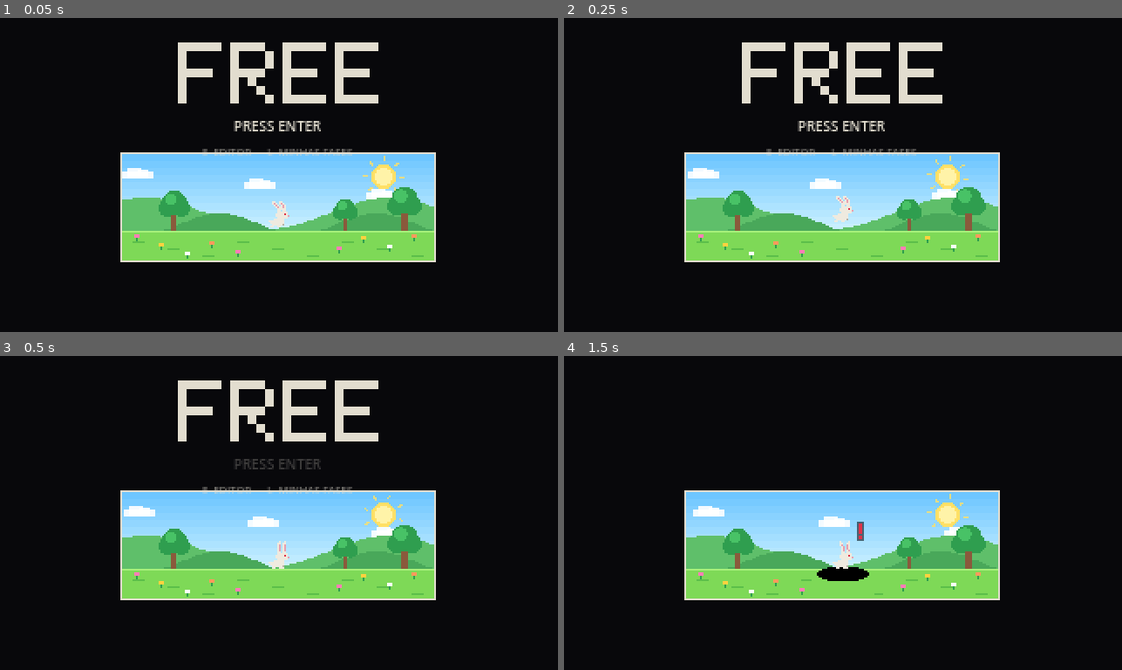
Above: before the commit, frames 1-4 (two rows, left to right).
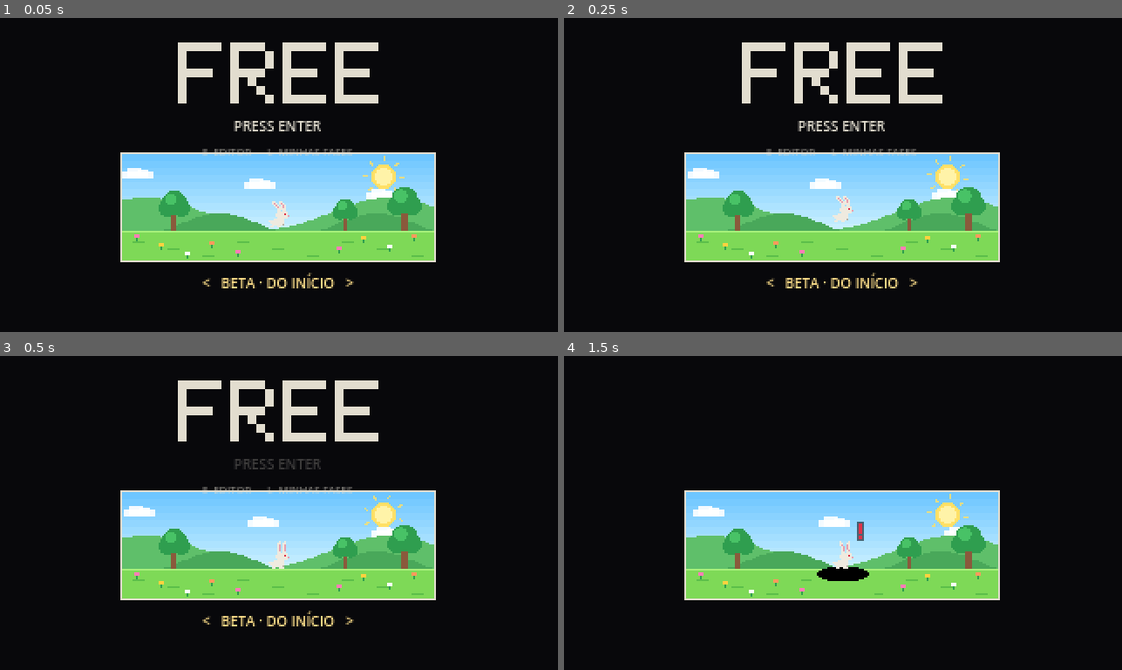
Above: after the commit, the same moments.

Repository: victobonetti/FREE
Game: Godot game, scene res://scenes/main.tscn
Two runs of this game, one before a commit and one after it. Both use one fixed random seed, a clock stepped at 60 frames per second and the inputs below.
Inputs (mouse positions are in pixels of both pictures, inside the frame that each line leads up to):
- Up to frame 1 (0.05 s): no input
- Up to frame 2 (0.25 s): no input
- Up to frame 3 (0.5 s): no input
- Up to frame 4 (1.5 s): tap Enter (start) at 0.5, 0.6 s; move the mouse to (965, 497) at 0.52 s; hold D (move_right) 0.53-1.25 s; hold Space (jump) 0.53-1.25 s; click (965, 497) at 0.67 s; drag from (731, 528) to (815, 575) at 1.27 s

The runs differ from the first frame. In frame 1, 0.4% of the frame differs, in the area x 36-64%, y 81-87%; in frame 2, 0.4%; in frame 3, 0.4%; in frame 4, nothing differs.

Commit message:
Build de teste: seletor de fase na tela inicial (BETA em scripts/build_info.gd) (D89)
Co-Authored-By: Claude Opus 5.5 <noreply@anthropic.com>
Claude-Session: https://claude.ai/code/session_01UUHK2L34Y5k1sZ9bGVAo6W

Diff:
--- /dev/null
+++ b/scripts/build_info.gd
@@ -0,0 +1,7 @@
+extends RefCounted
+## Informações da build.
+##
+## BETA: build de teste (para os beta testers). A tela inicial ganha um seletor de fase: as setas
+## (ou tocar nas setas, no celular) escolhem a fase e Enter (ou tocar fora das setas) começa nela.
+## NA BUILD FINAL, troque para false: o seletor some e o jogo começa sempre pela abertura.
+const BETA := true
--- a/scripts/intro.gd
+++ b/scripts/intro.gd
@@ -16,6 +16,13 @@
 signal finished           # fim: carregar a sala de início
 signal sfx(name: String)
 signal impact(strength: float)
+signal level_picked(index: int)   # build de teste: começar direto nesta fase (0 = a primeira)
+
+const BuildInfo := preload("res://scripts/build_info.gd")
+const Levels := preload("res://scripts/levels.gd")
+## A fase escolhida no seletor (build de teste): 0 = do início (abertura), n = fase n. Fica
+## guardada enquanto o jogo está aberto.
+static var beta_sel := 0
 
 const RoomScript := preload("res://scripts/room.gd")
 
@@ -61,6 +68,9 @@
 var art             # uma Room fora da árvore, só para gerar os quadros do coelho
 var press_label: Label
 var menu_label: Label
+var sel_label: Label          # o seletor de fase (só na build de teste)
+var _eat_start := 0           # quadros ignorando o "start" (o toque foi numa seta do seletor)
+const SEL_Y := 146.0
 var particles: Array = []
 var jolt := 0.0
 var jolt_phase := 0.0
@@ -89,6 +99,16 @@
 	menu_label.add_theme_color_override("font_color", C_WHITE)
 	menu_label.modulate.a = 0.55
 	add_child(menu_label)
+	if BuildInfo.BETA:
+		sel_label = Label.new()
+		sel_label.position = Vector2(0, SEL_Y)
+		sel_label.size = Vector2(320, 12)
+		sel_label.horizontal_alignment = HORIZONTAL_ALIGNMENT_CENTER
+		sel_label.add_theme_font_size_override("font_size", 8)
+		sel_label.add_theme_color_override("font_color", Color("ffe08a"))
+		add_child(sel_label)
+		beta_sel = clampi(beta_sel, 0, Levels.count())
+		_update_sel()
 	var rng := RandomNumberGenerator.new()
 	rng.seed = 5
 	for i in 16:
@@ -115,6 +135,42 @@
 	queue_redraw()
 
 
+## Seletor de fase (build de teste): `d` = -1 ou +1.
+func change_sel(d: int) -> void:
+	if sel_label == null or phase != TITLE:
+		return
+	beta_sel = posmod(beta_sel + d, Levels.count() + 1)
+	_update_sel()
+	sfx.emit("plate_on")
+
+
+func _update_sel() -> void:
+	if sel_label == null:
+		return
+	if beta_sel == 0:
+		sel_label.text = "<   BETA · DO INÍCIO   >"
+	else:
+		sel_label.text = "<   BETA · FASE %d · %s   >" % [beta_sel, str(Levels.def_at(beta_sel - 1).get("name", "")).to_upper()]
+
+
+## No celular (ou com o mouse): tocar nas setas do seletor troca a fase, sem começar o jogo.
+func _input(event: InputEvent) -> void:
+	if sel_label == null or phase != TITLE:
+		return
+	var pressed: bool = (event is InputEventScreenTouch and event.pressed) or (event is InputEventMouseButton and event.pressed and event.button_index == MOUSE_BUTTON_LEFT)
+	if not pressed:
+		return
+	var p: Vector2 = make_input_local(event).position
+	if absf(p.y - (SEL_Y + 6.0)) > 14.0:
+		return
+	if p.x < 110.0:
+		change_sel(-1)
+		_eat_start = 8
+	elif p.x > 210.0:
+		change_sel(1)
+		_eat_start = 8
+
+
 ## Um quadro da cutscene. `pressed`: Enter/Start apertado neste quadro.
 func step(pressed: bool) -> void:
 	frame += 1
@@ -122,7 +178,13 @@
 	_update_fx()
 	if phase == TITLE:
 		press_label.modulate.a = 1.0 if (frame / 30) % 2 == 0 else 0.25
+		if _eat_start > 0:
+			_eat_start -= 1
+			pressed = false
 		if pressed and frame > 20:
+			if sel_label != null and beta_sel > 0:
+				level_picked.emit(beta_sel - 1)
+				return
 			_go(SURPRISE)
 			started.emit()
 		return
@@ -153,6 +215,8 @@
 
 
 func _go(p: int) -> void:
+	if sel_label != null and p != TITLE:
+		sel_label.visible = false
 	phase = p
 	t = 0
 	if p == DROP:
--- a/scripts/main.gd
+++ b/scripts/main.gd
@@ -745,6 +745,9 @@
 	intro.sfx.connect(_play_sfx)
 	intro.impact.connect(_on_impact)
 	intro.finished.connect(_load_start_room)
+	intro.level_picked.connect(func(i):
+		_stop_music()
+		_load_room(i))
 
 
 ## A sala em que a abertura termina: o coelho anda até a porta para começar o nível 1.
@@ -854,6 +857,11 @@
 		if Input.is_action_just_pressed("my_levels"):
 			show_list()
 			return
+		# build de teste: as setas escolhem a fase no seletor da tela inicial
+		if Input.is_action_just_pressed("move_left"):
+			intro.change_sel(-1)
+		elif Input.is_action_just_pressed("move_right"):
+			intro.change_sel(1)
 	if finished:
 		if Input.is_action_just_pressed("jump") and not transitioning:
 			_show_intro()
--- a/tests/run_tests.gd
+++ b/tests/run_tests.gd
@@ -1414,6 +1414,25 @@
 func test_intro() -> void:
 	print("abertura")
 	var IntroScript = load("res://scripts/intro.gd")
+	if load("res://scripts/build_info.gd").BETA:
+		# build de teste: o seletor escolhe a fase e Enter começa nela
+		IntroScript.beta_sel = 0
+		var bi = IntroScript.new()
+		bi._ready()
+		var picked: Array = []
+		bi.level_picked.connect(func(i): picked.append(i))
+		for i in 30:
+			bi.step(false)
+		bi.change_sel(1)
+		bi.change_sel(1)
+		bi.change_sel(-1)
+		bi.step(true)
+		check(picked == [0] and bi.phase == bi.TITLE, "beta: o seletor escolhe a fase 1 e Enter começa nela (%s)" % str(picked))
+		bi.change_sel(-1)
+		bi.step(true)
+		check(bi.phase != bi.TITLE, "beta: 'do início' começa pela abertura")
+		bi.free()
+		IntroScript.beta_sel = 0
 	var intro = IntroScript.new()
 	intro._ready()
 	var ev: Array = []
Not shown, changed: docs/DECISOES.md
